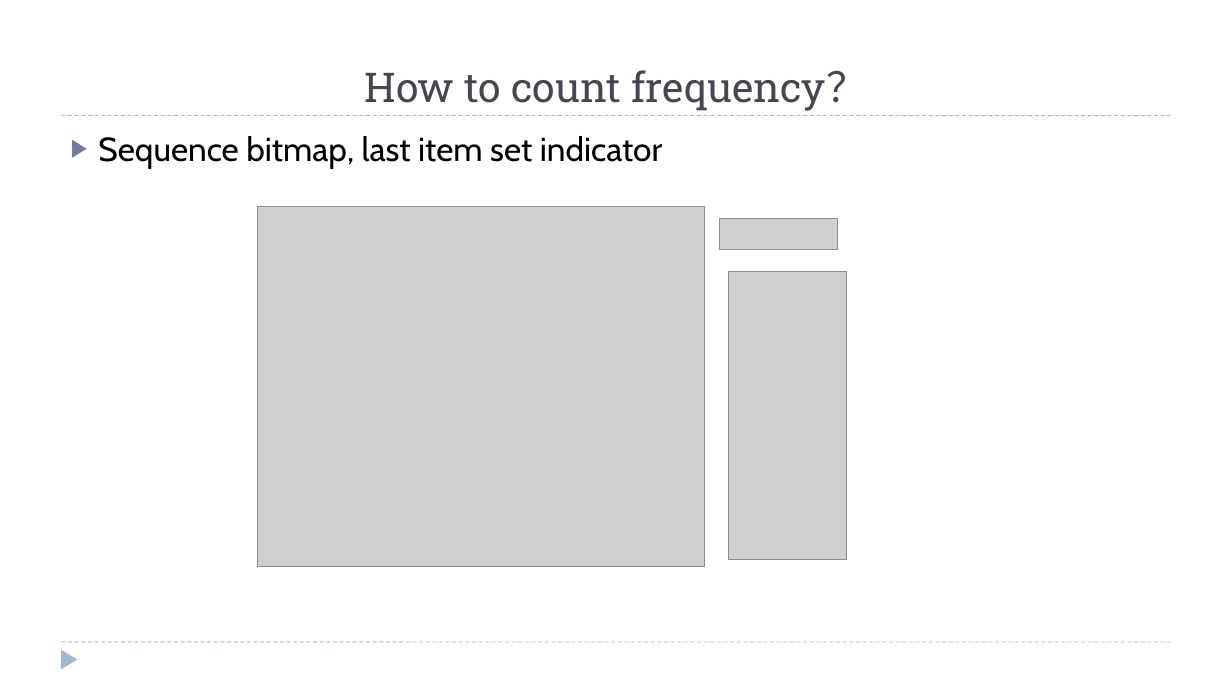
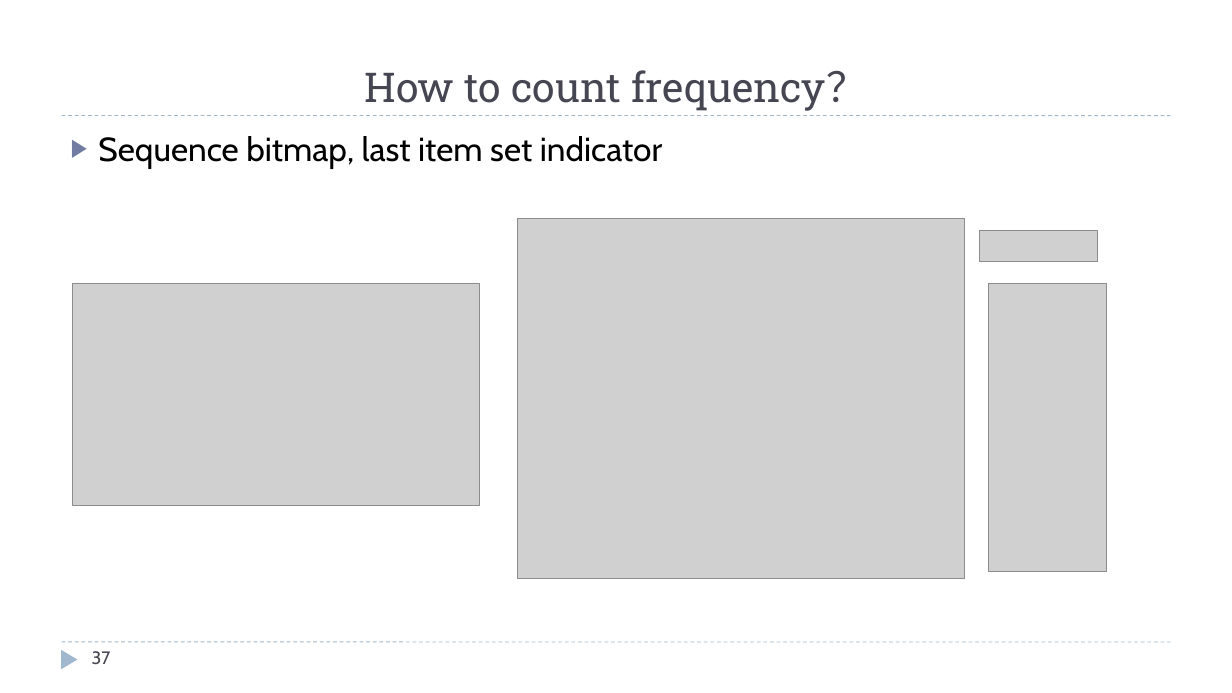
Before and after one commit to zixiaojindao/time-series-survey, a slide deck: slide 37 of slide/tsdm.pptx (slide 38 before the commit). Drawn at 1232x693 pixels with LibreOffice and Linux fonts; fonts in the diff are those of the drawing; grey boxes stand for pictures. Boxes give left, top, right and bottom in pixels: in the first picture for what was removed or moved away, otherwise in the second. Text is boxed around its words. In the diff, an @@ line names an element or a change of style, - is before the commit and + after.

```diff
--- a/slide/tsdm.pptx
+++ b/slide/tsdm.pptx
@@ picture added at box(73, 284, 480, 506) @@
@@ 3 pictures: place and size @@
-3 pictures at box(258, 207, 847, 567)
+3 pictures at box(518, 219, 1106, 579)
@@ page number added at box(92, 651, 111, 664), 14 pt, text #464653 @@
+37
```
Also in this commit, not shown: 61 other slides changed, 1 slide added, 1 slide removed.
